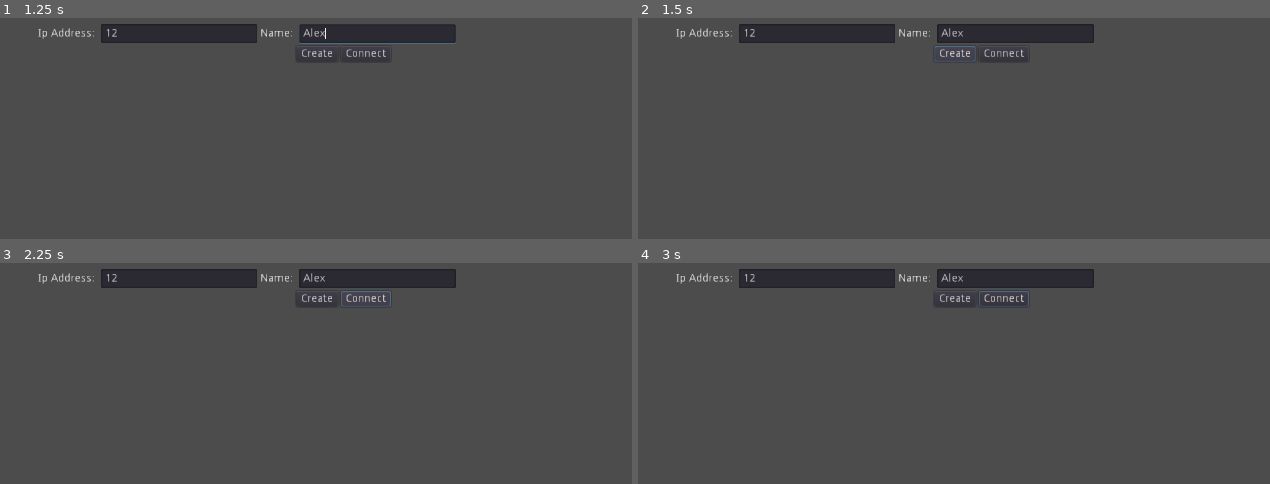
Above: before the commit, frames 1-4 (two rows, left to right).
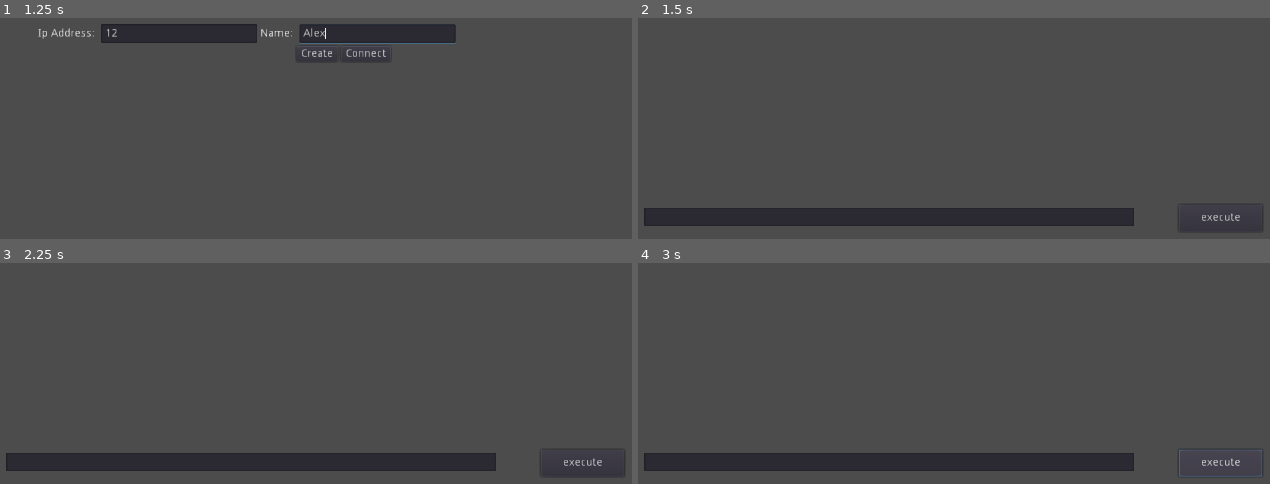
Above: after the commit, the same moments.

Repository: Electronics-Empire/Electronics-Empire
Game: Godot game, scene res://Scene/Multiplayer.tscn
Same seed, same stepped clock (60 frames per second), same inputs: the game is played once before the commit and once after it.
Inputs (mouse positions are in pixels of both pictures, inside the frame that each line leads up to):
- Up to frame 1 (1.25 s): click (176, 33) at 0.52 s; type "12" at 0.6 s; click (379, 33) at 0.75 s; type "Alex" at 0.83 s
- Up to frame 2 (1.5 s): click "Create" at 1.25 s
- Up to frame 3 (2.25 s): click (366, 298) at 2 s, where only the run before the commit has a clickable "Connect"
- Up to frame 4 (3 s): click (1219, 464) at 2.75 s, where only the run after the commit has a clickable "execute"

Frame 1 is identical in both runs. In frame 2, 11% of the frame differs, in the area x 0-99%, y 2-97%; in frame 3, 11%; in frame 4, 11%.
Error before the commit: Parse Error: The method "_set_status" isn't declared in the current class. (res://Script/Multiplayer.gd:20)
Error after the commit: Invalid type in function 'get_node' in base 'Node (Game.gd)'. Cannot convert argument 1 from Nil to NodePath. (res://Script/Game.gd:112)

Commit message:
now 3 people can connect at the same time

Diff:
--- a/Scene/Multiplayer.tscn
+++ b/Scene/Multiplayer.tscn
@@ -2,7 +2,7 @@
 
 [ext_resource path="res://Script/Multiplayer.gd" type="Script" id=1]
 
-[node name="Lobby" type="MarginContainer"]
+[node name="Lobby" type="MarginContainer" index="0"]
 
 anchor_left = 0.0
 anchor_top = 0.5
--- a/Script/Game.gd
+++ b/Script/Game.gd
@@ -5,15 +5,16 @@
 var globals
 var alert_dialog
 var network_info
-var focus_target
+var focus_target_path
 
+# generate all the objects, empty for now
 func generate_object():
 	pass
 
-func generate_player():
+# generate the server player
+func generate_host_player():
 	var lg401_module = load("res://Scene/LG401_module.tscn").instance()
 	lg401_module.own = get_tree().get_network_unique_id()
-	self.focus_target = lg401_module
 	self.add_child(lg401_module)
 
 	var random_x_location = (randi()%int(self.world.get_used_rect().size.x-1))*self.globals.tileSize.x
@@ -25,71 +26,114 @@
 		random_x_location = (randi()%int(self.world.get_used_rect().size.x-1))*self.globals.tileSize.x
 		random_y_location = (randi()%int(self.world.get_used_rect().size.y-1))*self.globals.tileSize.y
 		lg401_module.set_position(Vector2(random_x_location + self.globals.tileSize.x/2, random_y_location + self.globals.tileSize.y/2))
+
+	lg401_module.set_name(lg401_module.get_path().get_name(lg401_module.get_path().get_name_count()-1))
 	self.network_info.entity_list.append(lg401_module.get_path())
+	self.focus_target_path = lg401_module.get_path()
 	pass
 
-func sync_game():
-	world.rpc_id(1,"__ask_sync_world__")
-	rpc_id(1,"__ask_sync_entity__")
+# generate the client player
+func generate_client_player():
+	var lg401_module = load("res://Scene/LG401_module.tscn").instance()
+	lg401_module.own = get_tree().get_rpc_sender_id()
+	self.add_child(lg401_module)
+
+	var random_x_location = (randi()%int(self.world.get_used_rect().size.x-1))*self.globals.tileSize.x
+	var random_y_location = (randi()%int(self.world.get_used_rect().size.y-1))*self.globals.tileSize.y
+	lg401_module.set_position(Vector2(random_x_location + self.globals.tileSize.x/2, random_y_location + self.globals.tileSize.y/2))
+
+	while(self.world.get_cell((lg401_module.get_position().x/self.globals.tileSize.x), (lg401_module.get_position().y/self.globals.tileSize.y)) == self.world.water
+		  || self.world.get_cell((lg401_module.get_position().x/self.globals.tileSize.x), (lg401_module.get_position().y/self.globals.tileSize.y)) == self.world.border):
+		random_x_location = (randi()%int(self.world.get_used_rect().size.x-1))*self.globals.tileSize.x
+		random_y_location = (randi()%int(self.world.get_used_rect().size.y-1))*self.globals.tileSize.y
+		lg401_module.set_position(Vector2(random_x_location + self.globals.tileSize.x/2, random_y_location + self.globals.tileSize.y/2))
+
+	lg401_module.set_name(lg401_module.get_path().get_name(lg401_module.get_path().get_name_count()-1))
+	self.network_info.entity_list.append(lg401_module.get_path())
+	rpc_id(get_tree().get_rpc_sender_id(), "__set_focus_target__", lg401_module.get_path())
 	pass
 
+# change the focus target when a new client player is created
+remote func __set_focus_target__(path):
+	self.focus_target_path = path
+
+# pause all the player
 sync func __pause_all__():
 	self.alert_dialog.__show_dialog__("the game is synchronizing with the new player")
 	get_tree().set_pause(true)
 	pass
 
+# the synchronization is complete, resume all the player
 sync func __continue_all__():
 	get_tree().set_pause(false)
 	self.alert_dialog.__close_dialog__()
 	pass
 
 
+# ask the server to sync all the entities
 remote func __ask_sync_entity__():
 	for path in self.network_info.entity_list:
-		rpc_id(get_tree().get_rpc_sender_id(), "__create_entity__", get_node(path).entity_name)
+		rpc("__create_sync_entity__", path, get_node(path).entity_name)
 		get_node(path).__ask_entity_sync__()
+	rpc("__continue_all__")
 	pass
 
-remote func __create_entity__(name):
+# called when we create a new entities
+remote func __client_create_entity__(name):
 	match(name):
-		"LG401":
-			var lg401_module = load("res://Scene/LG401_module.tscn").instance()
-			self.add_child(lg401_module)
+		"player":
+			generate_client_player()
+
+# create a new server entity if the path dosen't exist
+remote func __create_sync_entity__(path, name):
+	if !has_node(path):
+		match(name):
+			"LG401":
+				var lg401_module = load("res://Scene/LG401_module.tscn").instance()
+				lg401_module.set_name(path.get_name(path.get_name_count()-1))
+				self.add_child(lg401_module)
 	pass
 
-
-# call in Multiplayer.gd
+# call in Multiplayer.gd, generate the world
 func __generate_world__():
 	self.world.__generate_world__()
 	pass
 
-# signal in WorldGen.gd
+# signal in WorldGen.gd, when the world generation is finish we generate all
+# the remaining components
 func __generation_finished__():
 	randomize()
-	generate_player()
+	generate_host_player()
 	generate_object()
 	pass
 
+# send a line when we click on the execute button
 func __execute_button__(text):
-	self.focus_target.__send_line__(text)
+	self.get_node(self.focus_target_path).__send_line__(text)
 	pass
 
+# function is call on the server and client when a new peer is connected
 func __new_peer__(id):
 	print("network working!")
 	pass
 
+# function is call on the server and client when a peer disconnected
 func __peer_left__(id):
 	pass
 
+# function is call on the client when a new peer is connected
 func __player_connection__():
 	rpc("__pause_all__")
-	sync_game()
-	rpc("__continue_all__")
+	rpc_id(1,"__client_create_entity__", "player")
+	self.world.rpc_id(1,"__ask_sync_world__")
+	rpc_id(1,"__ask_sync_entity__")
 	pass
 
+# function is call on the client when a peer failed to connect
 func __player_connection_failed__():
 	pass
 
+# function is call on the client when the server disconnect
 func __server_disconnected__():
 	pass
 
--- a/Script/LG401_module.gd
+++ b/Script/LG401_module.gd
@@ -18,7 +18,7 @@
 var active
 
 func __ask_entity_sync__():
-	rpc_id(get_tree().get_rpc_sender_id(), "__entity_sync__", self.sprite.animation, self.sprite.frame, self.position)
+	rpc("__entity_sync__", self.sprite.animation, self.sprite.frame, self.position)
 	pass
 
 remote func __entity_sync__(animation, frame, pos):
--- a/Script/Multiplayer.gd
+++ b/Script/Multiplayer.gd
@@ -10,24 +10,22 @@
 
 func __create_button__():
 	get_tree().get_root().add_child(gameScene)
-	self.gameScene.__generate_world__()
 	get_tree().get_root().get_node("Lobby").hide()
 
 	var peer = NetworkedMultiplayerENet.new()
 	var err = peer.create_server(globals.GAME_PORT, globals.MAX_PLAYERS)
 	if(err != OK):
 		#is another server running?
-		_set_status("Can't host, address in use.",false)
 		return
 
 	get_tree().set_network_peer(peer)
+	self.gameScene.__generate_world__()
 	pass
 
 func __connect_button__():
 	get_tree().get_root().add_child(gameScene)
 	var ip = get_node("VBoxContainer/HBoxContainer2/IpAdressLineEdit").get_text()
 	if not ip.is_valid_ip_address():
-		_set_status("IP address is invalid", false)
 		return
 	var host = NetworkedMultiplayerENet.new()
 	host.create_client(ip, globals.GAME_PORT)
--- a/Script/World.gd
+++ b/Script/World.gd
@@ -59,7 +59,7 @@
 remote func __ask_sync_world__():
 	for i in range(self.get_used_rect().size.x+1):
 		for j in range(self.get_used_rect().size.y+1):
-			rpc_id(get_tree().get_rpc_sender_id(), "__sync_world__",i-1, j-1, get_cell(i-1,j-1))
+			rpc("__sync_world__",i-1, j-1, get_cell(i-1,j-1))
 	pass
 
 remote func __sync_world__(x,y,tile):
